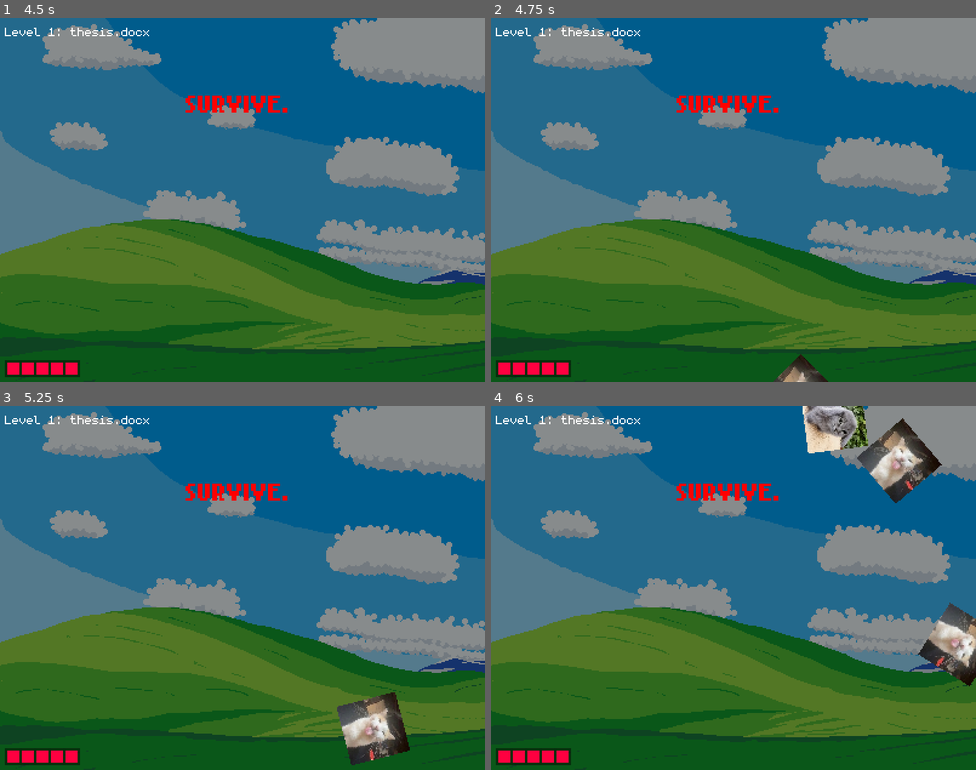
Above: before the commit, frames 1-4 (two rows, left to right).
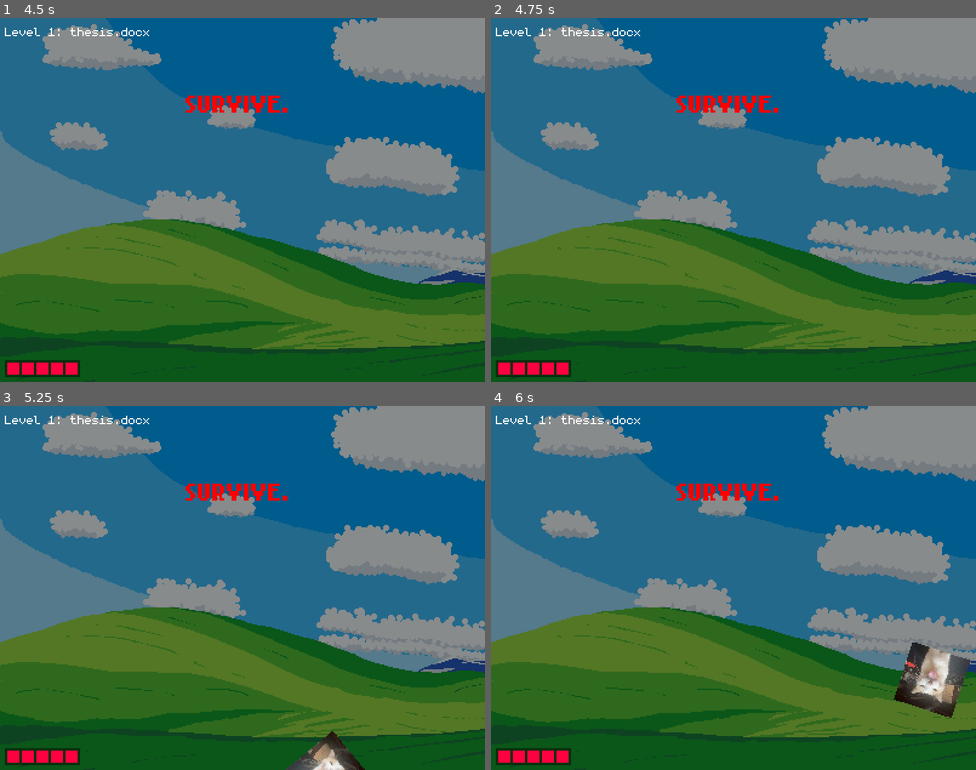
Above: after the commit, the same moments.

Repository: Deptar3688/GDSJam2025
Game: Godot game, scene res://scenes/CatsFolder/CatsFolderStage.tscn
Same seed, same stepped clock (60 frames per second), same inputs: the game is played once before the commit and once after it. This scene is started directly instead of the project's main scene.
Inputs (mouse positions are in pixels of both pictures, inside the frame that each line leads up to):
- Up to frame 1 (4.5 s): tap Enter (ui_accept) at 0.5, 0.77, 1.52, 3.02, 3.77, 4.25 s; move the mouse to (349, 181) at 0.52 s; hold D (right) 0.53-2.03 s; click (349, 181) at 0.67 s; move the mouse to (145, 218) at 1.27 s; move the mouse to (291, 119) at 2.02 s; hold A (left) 2.03-2.78 s; move the mouse to (218, 272) at 2.77 s; hold D (right) 2.78-4.28 s; click (218, 272) at 2.92 s; move the mouse to (388, 254) at 3.52 s; move the mouse to (97, 145) at 4.27 s; hold A (left) from 4.28 s (still down)
- Up to frame 2 (4.75 s): keep holding A (left); tap Enter (ui_accept) at 4.52 s
- Up to frame 3 (5.25 s): move the mouse to (266, 588) at 5.02 s; release A (left) at 5.03 s; hold D (right) from 5.03 s (still down); click (266, 588) at 5.17 s
- Up to frame 4 (6 s): move the mouse to (660, 497) at 5.77 s; release D (right) at 5.78 s; hold A (left) from 5.78 s (still down)

Frame 1 is identical in both runs. In frame 2, 0.4% of the frame differs, in the area x 58-70%, y 92-100%; in frame 3, 2.9%; in frame 4, 6.5%, in the area x 64-100%, y 0-86%.

Commit message:
more cat behaviours

Diff:
--- a/project.godot
+++ b/project.godot
@@ -12,7 +12,7 @@
 
 config/name="GDSJam2025"
 run/main_scene="res://scenes/StageSelection/StageSelection.tscn"
-config/features=PackedStringArray("4.4", "Forward Plus")
+config/features=PackedStringArray("4.3", "Forward Plus")
 config/icon="res://icon.svg"
 
 [autoload]
--- a/scenes/CatsFolder/CatsFolderStage.gd
+++ b/scenes/CatsFolder/CatsFolderStage.gd
@@ -3,7 +3,7 @@
 @export var cat_enemies: Array[PackedScene]
 @export var spawning: bool = false
 
-var spawn_timer: float = 0.5
+var spawn_timer: float = 1.0
 var current_spawn_time: float
 
 func _ready() -> void:
--- a/scenes/CatsFolder/CatsFolderStage.tscn
+++ b/scenes/CatsFolder/CatsFolderStage.tscn
@@ -67,8 +67,8 @@
 
 [sub_resource type="AnimationLibrary" id="AnimationLibrary_vyjm7"]
 _data = {
-&"RESET": SubResource("Animation_spfom"),
-&"default": SubResource("Animation_avypr")
+"RESET": SubResource("Animation_spfom"),
+"default": SubResource("Animation_avypr")
 }
 
 [node name="CatsFolderStage" type="Node2D"]
@@ -77,6 +77,7 @@
 
 [node name="TextureRect" type="TextureRect" parent="."]
 self_modulate = Color(0.529412, 0.545098, 0.54902, 1)
+z_index = -5
 offset_right = 400.0
 offset_bottom = 300.0
 texture = ExtResource("1_x3iro")
@@ -102,6 +103,6 @@
 [node name="AnimationPlayer" type="AnimationPlayer" parent="."]
 root_node = NodePath("../SurviveText")
 libraries = {
-&"": SubResource("AnimationLibrary_vyjm7")
+"": SubResource("AnimationLibrary_vyjm7")
 }
 autoplay = "default"
--- a/scenes/CatsFolder/cats/CatEnemy.gd
+++ b/scenes/CatsFolder/cats/CatEnemy.gd
@@ -4,20 +4,59 @@
 var rotation_speed: float
 var direction: Vector2
 var speed: float
+var time: float = 0.0
+var wavy_amplitude: float
+
+enum CatType {NORMAL, HOMING, WAVY}
+var type: int
+
+@onready var sprite: Node2D = $Sprite2D
+@onready var collision: CollisionShape2D = $CollisionShape2D
 
 func _ready() -> void:
-	rotation_speed = randf_range(-2, 2)
 	direction = (Global.player.position - position).normalized()
-	speed = randf_range(5.0, 200.0)
+	type = CatType.values().pick_random()
+	match type:
+		CatType.NORMAL:
+			rotation_speed = randf_range(5, 10)
+			if randf() < 0.5:
+				rotation_speed *= -1
+			speed = randf_range(30.0, 200.0)
+		CatType.HOMING:
+			rotation_speed = randf_range(10, 20)
+			if randf() < 0.5:
+				rotation_speed *= -1
+			speed = randf_range(50.0, 100.0)
+		CatType.WAVY:
+			rotation_speed = randf_range(5, 10)
+			if randf() < 0.5:
+				rotation_speed *= -1
+			speed = randf_range(30.0, 100.0)
+			wavy_amplitude = randf_range(50, 200)
 
 func _process(delta: float) -> void:
-	rotation += rotation_speed * delta
+	time += delta
+
+	sprite.rotation += rotation_speed * delta
+	collision.rotation += rotation_speed * delta
+
+	rotation_speed = lerpf(rotation_speed, 0, 0.5 * delta)
 	for body in get_overlapping_bodies():
 		if body is Player:
 			body.take_damage()
 			DustParticle.create_dust_explosion(position, 25, 250, get_parent())
 			queue_free()
-	position += direction * speed * delta
+	if type == CatType.WAVY:
+		time += delta * 5 # Controls wave frequency; adjust as needed
+		var perpendicular = Vector2(-direction.y, direction.x) # Get perpendicular direction
+		var wave_offset = perpendicular * sin(time) * wavy_amplitude # Adjust amplitude as needed
+		position += (direction * speed + wave_offset) * delta
+	else:
+		position += direction * speed * delta
+	if type == CatType.HOMING:
+		direction = Vector2.from_angle(lerp_angle(direction.angle(), (Global.player.position - position).angle(), 2 * delta))
+		if (Global.player.position - position).length() < 80:
+			type = CatType.NORMAL
 	if position.x < -100 or position.x > get_viewport_rect().size.x + 100 \
 	or position.y < -100 or position.y > get_viewport_rect().size.y + 100:
 		queue_free()
--- a/scenes/CatsFolder/cats/catbunny/catbunny.tscn
+++ b/scenes/CatsFolder/cats/catbunny/catbunny.tscn
@@ -332,7 +332,7 @@
 [node name="Catbunny" type="Area2D"]
 script = ExtResource("1_ye5ll")
 
-[node name="AnimatedSprite2D" type="AnimatedSprite2D" parent="."]
+[node name="Sprite2D" type="AnimatedSprite2D" parent="."]
 scale = Vector2(0.5, 0.5)
 sprite_frames = SubResource("SpriteFrames_3dngb")
 autoplay = "default"
--- a/scenes/ThesisFolder/ThesisFolderStage.tscn
+++ b/scenes/ThesisFolder/ThesisFolderStage.tscn
@@ -1,11 +1,50 @@
 [gd_scene load_steps=10 format=3 uid="uid://d0sujmsgjt13u"]
 
 [ext_resource type="Texture2D" uid="uid://dtd3w2x0ibgp4" path="res://assets/BG.png" id="1_a723l"]
-[ext_resource type="Script" uid="uid://cx4l1ye0070cj" path="res://scenes/ThesisFolder/ThesisFolderStage.gd" id="1_t2vuo"]
+[ext_resource type="Script" path="res://scenes/ThesisFolder/ThesisFolderStage.gd" id="1_t2vuo"]
 [ext_resource type="PackedScene" uid="uid://d4hx3qm7tpqwh" path="res://scenes/player/Player.tscn" id="2_t2vuo"]
 [ext_resource type="FontFile" uid="uid://c6bhpy703nh3g" path="res://theme/fonts/nokiafc22.ttf" id="3_nqb2i"]
 [ext_resource type="PackedScene" uid="uid://x7hjbvw2y6u7" path="res://scenes/HUD/HUD.tscn" id="4_17n0u"]
 [ext_resource type="PackedScene" uid="uid://dryyx0ucjt0fc" path="res://scenes/ThesisFolder/Enemy/WordEnemy.tscn" id="6_nqb2i"]
+
+[sub_resource type="Animation" id="Animation_17n0u"]
+length = 0.001
+tracks/0/type = "value"
+tracks/0/imported = false
+tracks/0/enabled = true
+tracks/0/path = NodePath(".:visible")
+tracks/0/interp = 1
+tracks/0/loop_wrap = true
+tracks/0/keys = {
+"times": PackedFloat32Array(0),
+"transitions": PackedFloat32Array(1),
+"update": 1,
+"values": [false]
+}
+tracks/1/type = "value"
+tracks/1/imported = false
+tracks/1/enabled = true
+tracks/1/path = NodePath("../WordEnemy:position")
+tracks/1/interp = 1
+tracks/1/loop_wrap = true
+tracks/1/keys = {
+"times": PackedFloat32Array(0),
+"transitions": PackedFloat32Array(1),
+"update": 0,
+"values": [Vector2(-39, 23)]
+}
+tracks/2/type = "value"
+tracks/2/imported = false
+tracks/2/enabled = true
+tracks/2/path = NodePath("../WordEnemy:active")
+tracks/2/interp = 1
+tracks/2/loop_wrap = true
+tracks/2/keys = {
+"times": PackedFloat32Array(0),
+"transitions": PackedFloat32Array(1),
+"update": 1,
+"values": [false]
+}
 
 [sub_resource type="Animation" id="Animation_nqb2i"]
 resource_name = "start"
@@ -47,49 +86,10 @@
 "values": [true]
 }
 
-[sub_resource type="Animation" id="Animation_17n0u"]
-length = 0.001
-tracks/0/type = "value"
-tracks/0/imported = false
-tracks/0/enabled = true
-tracks/0/path = NodePath(".:visible")
-tracks/0/interp = 1
-tracks/0/loop_wrap = true
-tracks/0/keys = {
-"times": PackedFloat32Array(0),
-"transitions": PackedFloat32Array(1),
-"update": 1,
-"values": [false]
-}
-tracks/1/type = "value"
-tracks/1/imported = false
-tracks/1/enabled = true
-tracks/1/path = NodePath("../WordEnemy:position")
-tracks/1/interp = 1
-tracks/1/loop_wrap = true
-tracks/1/keys = {
-"times": PackedFloat32Array(0),
-"transitions": PackedFloat32Array(1),
-"update": 0,
-"values": [Vector2(-39, 23)]
-}
-tracks/2/type = "value"
-tracks/2/imported = false
-tracks/2/enabled = true
-tracks/2/path = NodePath("../WordEnemy:active")
-tracks/2/interp = 1
-tracks/2/loop_wrap = true
-tracks/2/keys = {
-"times": PackedFloat32Array(0),
-"transitions": PackedFloat32Array(1),
-"update": 1,
-"values": [false]
-}
-
 [sub_resource type="AnimationLibrary" id="AnimationLibrary_17n0u"]
 _data = {
-&"RESET": SubResource("Animation_17n0u"),
-&"start": SubResource("Animation_nqb2i")
+"RESET": SubResource("Animation_17n0u"),
+"start": SubResource("Animation_nqb2i")
 }
 
 [node name="ThesisFolderStage" type="Node2D"]
@@ -126,6 +126,6 @@
 [node name="AnimationPlayer" type="AnimationPlayer" parent="."]
 root_node = NodePath("../SurviveText")
 libraries = {
-&"": SubResource("AnimationLibrary_17n0u")
+"": SubResource("AnimationLibrary_17n0u")
 }
 autoplay = "start"
--- a/scenes/player/Player.tscn
+++ b/scenes/player/Player.tscn
@@ -38,8 +38,8 @@
 
 [sub_resource type="AnimationLibrary" id="AnimationLibrary_jtnwn"]
 _data = {
-&"RESET": SubResource("Animation_fppsn"),
-&"walk": SubResource("Animation_13qek")
+"RESET": SubResource("Animation_fppsn"),
+"walk": SubResource("Animation_13qek")
 }
 
 [sub_resource type="CircleShape2D" id="CircleShape2D_8wojn"]
@@ -54,7 +54,7 @@
 
 [node name="AnimationPlayer" type="AnimationPlayer" parent="."]
 libraries = {
-&"": SubResource("AnimationLibrary_jtnwn")
+"": SubResource("AnimationLibrary_jtnwn")
 }
 
 [node name="CollisionShape2D" type="CollisionShape2D" parent="."]
Not shown: 1 places in Bullets/EnemyBullet.tscn that only renumber resources
Not shown: 1 places in Enemy/EnemyTemplate.tscn that only renumber resources
Not shown: 1 places in scenes/CatsFolder/CatsFolderStage.tscn that only renumber resources
Not shown: 1 places in scenes/CatsFolder/cats/applecat/AppleCat.tscn that only renumber resources
Not shown: 1 places in scenes/StageSelection/StageIcon.tscn that only renumber resources
Not shown: 1 places in scenes/StageSelection/StageIconBurningMaterial.tres that only renumber resources
Not shown: 1 places in scenes/player/Player.tscn that only renumber resources
Not shown, changed: theme/fonts/fibberish.ttf.import
Not shown, changed: theme/fonts/hero-speak.ttf.import
Not shown, changed: theme/fonts/monogram.ttf.import
Not shown, changed: theme/fonts/nokiafc22.ttf.import
Not shown, changed: theme/fonts/quaver.ttf.import
